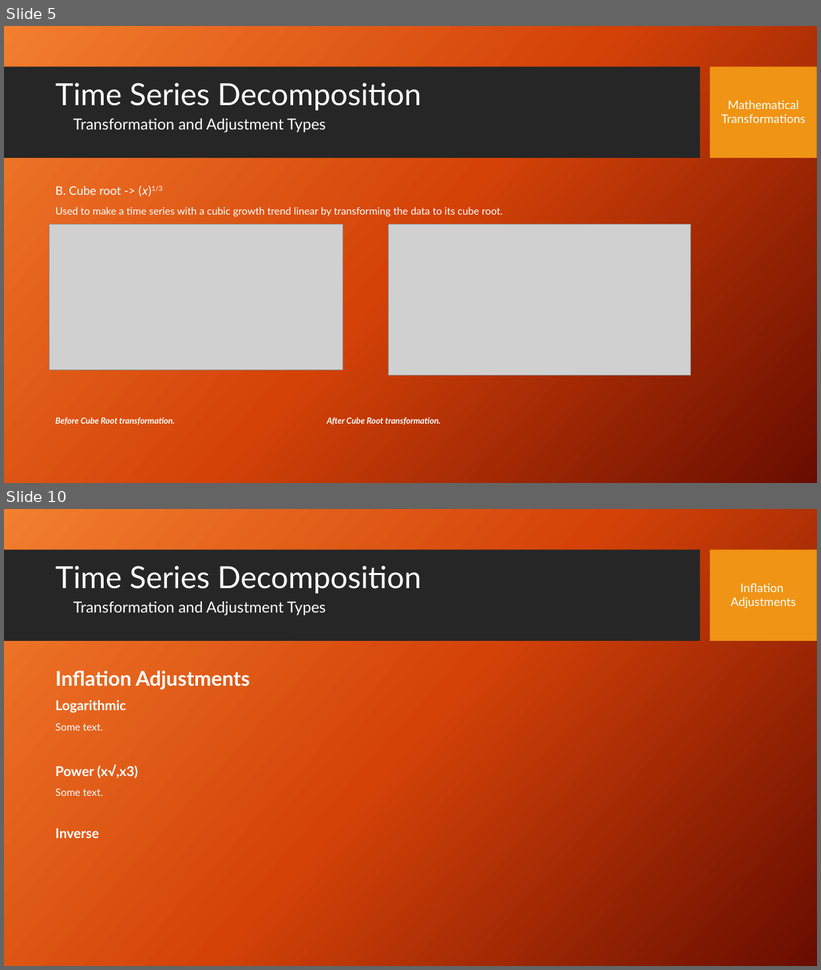
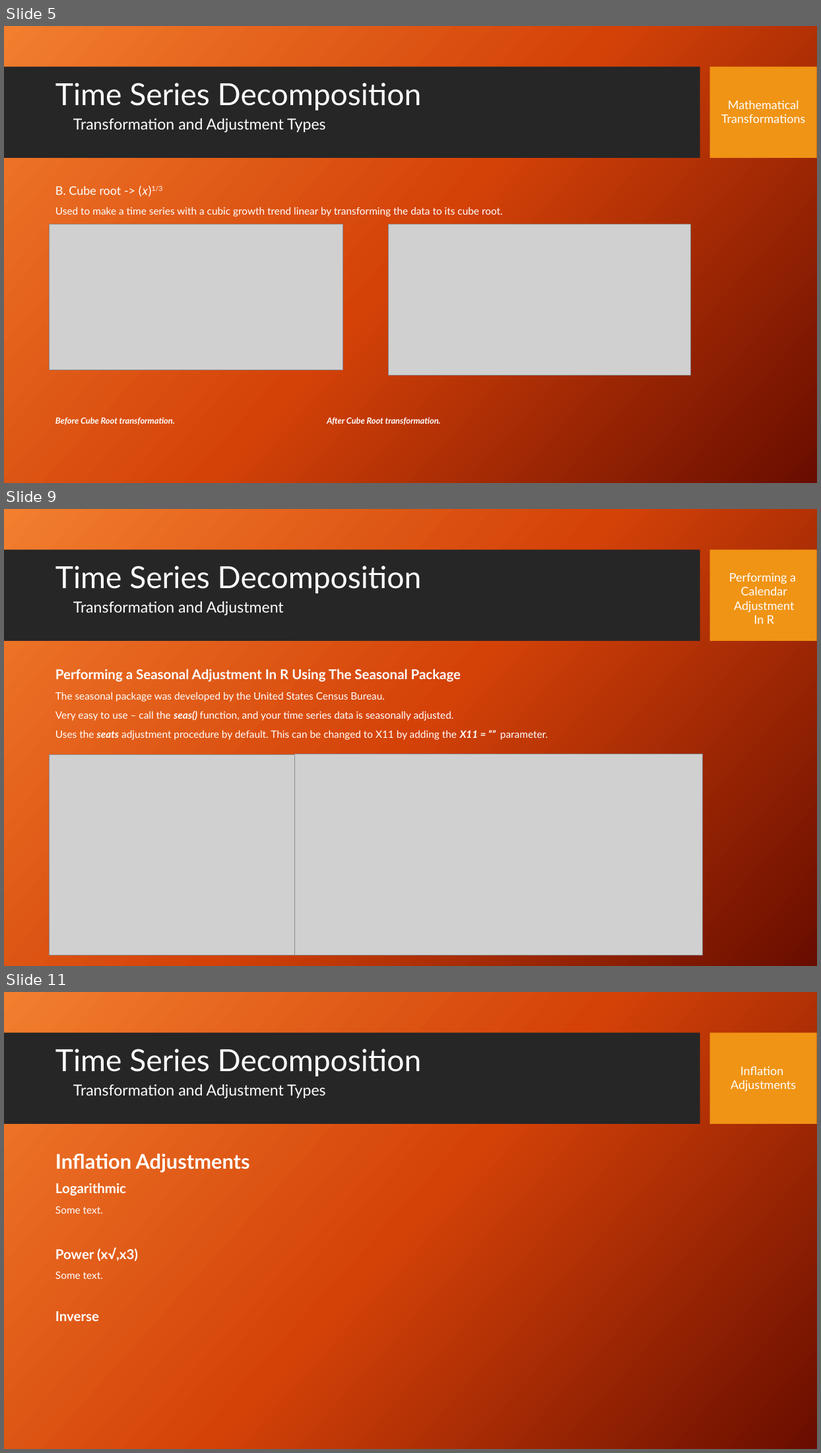
Before and after one commit to stephen-haslett/data-624, a slide deck: Data624TimeSeriesDecompPresentation.pptx. Shown one above the other, each under a label of ours: slides 5 and 10 before the commit, slides 5, 9 and 11 after it; the slides between them are not shown. The pictures are 821x970 and 821x1453 pixels, drawn with LibreOffice and Linux fonts; fonts in the diff are those of the drawing; grey boxes stand for pictures; background and template pictures are left out. Boxes give left, top, right and bottom in pixels: in the first picture for what was removed or moved away, otherwise in the second. Text is boxed around its words. In the diff, an @@ line names an element or a change of style, - is before the commit and + after.

```diff
--- a/Data624TimeSeriesDecompPresentation.pptx
+++ b/Data624TimeSeriesDecompPresentation.pptx
@@ slide 9 added at (4,509,817,966), background picture (left out); not listed: 2 template elements that a slide beside it also shows @@
@@ title added at (55,566,422,593), 36 pt, text #FFFFFF @@
+Time Series Decomposition
@@ text added at (729,573,796,624), 14 pt, text #FFFFFF @@
+Performing a
+Calendar
+Adjustment
+In R
@@ text added at (73,601,284,615), 18 pt, text #FFFFFF @@
+Transformation and Adjustment
@@ text added at (55,669,548,740), 12 pt, text #FFFFFF @@
+Performing a Seasonal Adjustment In R Using The Seasonal Package
+The seasonal package was developed by the United States Census Bureau.
+Very easy to use – call the seas() function, and your time series data is seasonally adjusted.
+Uses the seats adjustment procedure by default. This can be changed to X11 by adding the X11 = “” parameter.
@@ picture added at (49,755,294,956) @@
@@ picture added at (294,755,702,956) @@
@@ what was slide 10 is now slide 11 @@
```
Also in this commit, not shown: 7 slides changed.
